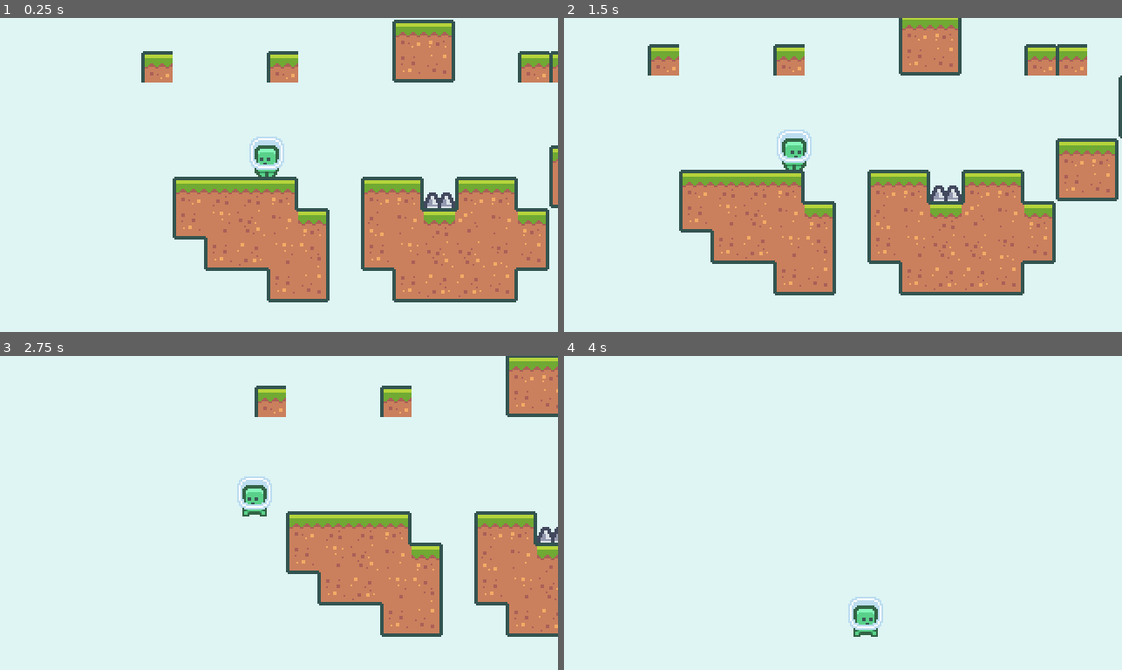
Above: before the commit, frames 1-4 (two rows, left to right).
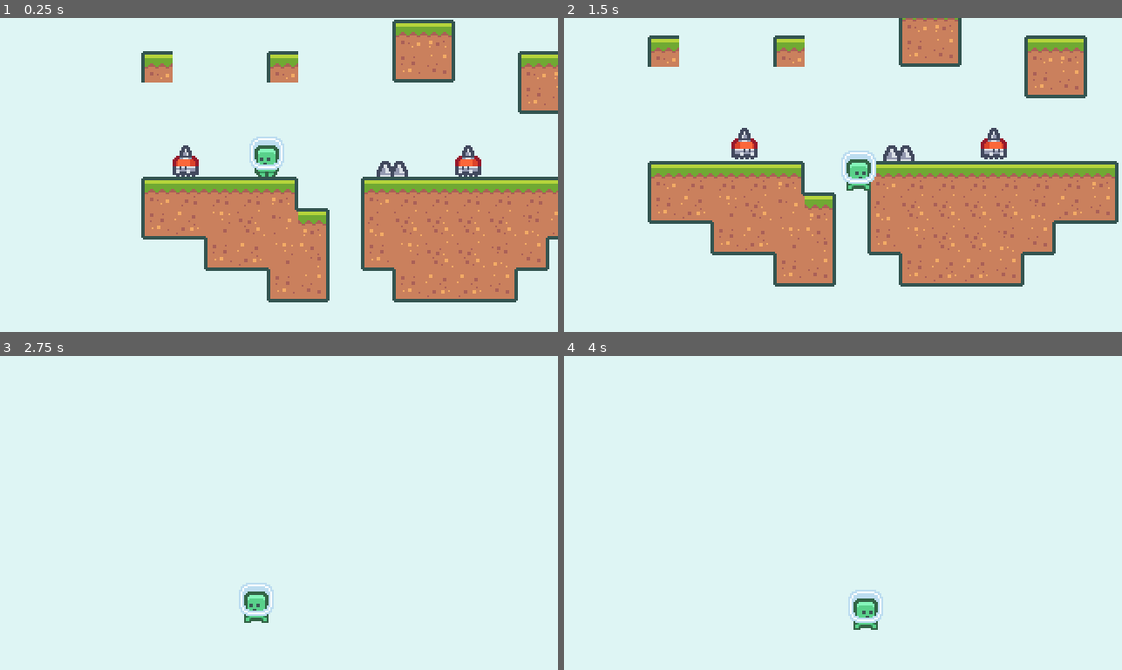
Above: after the commit, the same moments.

Repository: nahuakang/2dplatformer
Game: Godot game, scene res://scenes/BaseLevel.tscn
Two runs of this game, one before a commit and one after it. Both use one fixed random seed, a clock stepped at 60 frames per second and the inputs below. This scene is started directly instead of the project's main scene.
Inputs:
- Up to frame 1 (0.25 s): no input
- Up to frame 2 (1.5 s): hold D (move_right) from 0.53 s (still down); tap W (jump) at 0.77 s
- Up to frame 3 (2.75 s): tap W (jump) at 1.52 s; release D (move_right) at 2.03 s; hold A (move_left) from 2.03 s (still down)
- Up to frame 4 (4 s): release A (move_left) at 2.78 s; hold D (move_right) from 2.78 s (still down); tap W (jump) at 3.02, 3.77 s

The runs differ from the first frame. In frame 1, 5.5% of the frame differs, in the area x 25-100%, y 10-71%; in frame 2, 19%, in the area x 15-100%, y 0-89%; in frame 3, 18%; in frame 4, 0.7%.

Commit message:
Create enemy and enemy goal

Diff:
--- a/project.godot
+++ b/project.godot
@@ -82,6 +82,7 @@
 
 [layer_names]
 
+2d_physics/layer_18="ENEMY_GOAL"
 2d_physics/layer_19="HAZARD"
 2d_physics/layer_20="PICKUP"
 
--- a/scenes/BaseLevel.tscn
+++ b/scenes/BaseLevel.tscn
@@ -1,15 +1,18 @@
-[gd_scene load_steps=6 format=2]
+[gd_scene load_steps=8 format=2]
 
 [ext_resource path="res://scenes/TileMap.tscn" type="PackedScene" id=1]
 [ext_resource path="res://scenes/Spikes.tscn" type="PackedScene" id=2]
 [ext_resource path="res://scenes/BaseLevel.gd" type="Script" id=3]
 [ext_resource path="res://scenes/GameCamera.tscn" type="PackedScene" id=4]
 [ext_resource path="res://scenes/Player.tscn" type="PackedScene" id=5]
+[ext_resource path="res://scenes/Enemy.tscn" type="PackedScene" id=6]
+[ext_resource path="res://scenes/EnemyGoal.tscn" type="PackedScene" id=7]
 
 [node name="BaseLevel" type="Node"]
 script = ExtResource( 3 )
 
 [node name="TileMap" parent="." instance=ExtResource( 1 )]
+tile_data = PoolIntArray( -196609, 0, 0, -262144, 0, 2, -131081, 0, 0, -131077, 0, 0, -131073, 0, 131072, -196608, 0, 131074, -196605, 0, 0, -196604, 0, 2, -131069, 0, 131072, -131068, 0, 131074, -65529, 0, 0, -65528, 0, 2, 7, 0, 131072, 8, 0, 131074, 131063, 0, 0, 131064, 0, 1, 131065, 0, 1, 131066, 0, 1, 131067, 0, 2, 131070, 0, 0, 131071, 0, 1, 65536, 0, 1, 65537, 0, 1, 65538, 0, 1, 65539, 0, 1, 65540, 0, 1, 65541, 0, 2, 196599, 0, 131072, 196600, 0, 131073, 196601, 0, 4, 196602, 0, 65537, 196603, 0, 65539, 196604, 0, 2, 196606, 0, 65536, 196607, 0, 65537, 131072, 0, 65537, 131073, 0, 65537, 131074, 0, 65537, 131075, 0, 3, 131076, 0, 131073, 131077, 0, 131074, 262137, 0, 131072, 262138, 0, 131073, 262139, 0, 4, 262140, 0, 65538, 262142, 0, 131072, 262143, 0, 4, 196608, 0, 65537, 196609, 0, 65537, 196610, 0, 3, 196611, 0, 131074, 327675, 0, 131072, 327676, 0, 131074, 327679, 0, 131072, 262144, 0, 131073, 262145, 0, 131073, 262146, 0, 131074 )
 
 [node name="Player" parent="." instance=ExtResource( 5 )]
 position = Vector2( -90, 18 )
@@ -17,4 +20,22 @@
 [node name="GameCamera" parent="." instance=ExtResource( 4 )]
 
 [node name="Spikes" parent="." instance=ExtResource( 2 )]
-position = Vector2( 9, 36 )
+position = Vector2( -18, 18 )
+
+[node name="Enemy" parent="." instance=ExtResource( 6 )]
+position = Vector2( -126, 18 )
+
+[node name="Enemy2" parent="." instance=ExtResource( 6 )]
+position = Vector2( 36, 18 )
+
+[node name="EnemyGoal" parent="." instance=ExtResource( 7 )]
+position = Vector2( 108, 18 )
+
+[node name="EnemyGoal2" parent="." instance=ExtResource( 7 )]
+position = Vector2( -72, 18 )
+
+[node name="EnemyGoal3" parent="." instance=ExtResource( 7 )]
+position = Vector2( -162, 18 )
+
+[node name="EnemyGoal4" parent="." instance=ExtResource( 7 )]
+position = Vector2( -9, 18 )
--- /dev/null
+++ b/scenes/Enemy.gd
@@ -0,0 +1,26 @@
+extends KinematicBody2D
+
+enum Direction { RIGHT, LEFT }
+
+export(Direction) var start_direction
+
+var max_speed = 40
+var velocity = Vector2.ZERO
+var direction = Vector2.ZERO
+var gravity = 500
+
+func _ready() -> void:
+	direction = Vector2.RIGHT if start_direction == Direction.RIGHT else Vector2.LEFT
+	$GoalDetector.connect("area_entered", self, "on_goal_entered")
+
+func _process(delta: float) -> void:
+	velocity.x = (direction * max_speed).x
+
+	if (!is_on_floor()):
+		velocity.y += gravity * delta
+
+	velocity = move_and_slide(velocity, Vector2.UP)
+	$AnimatedSprite.flip_h = true if direction.x > 0 else false
+
+func on_goal_entered(_area2d: Area2D) -> void:
+	direction *= -1
--- /dev/null
+++ b/scenes/Enemy.tscn
@@ -0,0 +1,43 @@
+[gd_scene load_steps=7 format=2]
+
+[ext_resource path="res://assets/enemy/character_0016.png" type="Texture" id=1]
+[ext_resource path="res://assets/enemy/character_0015.png" type="Texture" id=2]
+[ext_resource path="res://scenes/Enemy.gd" type="Script" id=3]
+
+[sub_resource type="SpriteFrames" id=1]
+animations = [ {
+"frames": [ ExtResource( 2 ), ExtResource( 1 ) ],
+"loop": true,
+"name": "run",
+"speed": 10.0
+} ]
+
+[sub_resource type="RectangleShape2D" id=2]
+extents = Vector2( 7, 6 )
+
+[sub_resource type="RectangleShape2D" id=3]
+extents = Vector2( 7, 6 )
+
+[node name="Enemy" type="KinematicBody2D"]
+collision_layer = 0
+script = ExtResource( 3 )
+start_direction = 1
+
+[node name="AnimatedSprite" type="AnimatedSprite" parent="."]
+frames = SubResource( 1 )
+animation = "run"
+playing = true
+offset = Vector2( 0, -12 )
+
+[node name="CollisionShape2D" type="CollisionShape2D" parent="."]
+position = Vector2( -1, -6 )
+shape = SubResource( 2 )
+one_way_collision_margin = 0.0
+
+[node name="GoalDetector" type="Area2D" parent="."]
+collision_layer = 131072
+collision_mask = 131072
+
+[node name="CollisionShape2D" type="CollisionShape2D" parent="GoalDetector"]
+position = Vector2( 0, -6 )
+shape = SubResource( 3 )
--- /dev/null
+++ b/scenes/EnemyGoal.tscn
@@ -0,0 +1,14 @@
+[gd_scene load_steps=2 format=2]
+
+[sub_resource type="RectangleShape2D" id=1]
+extents = Vector2( 9, 9 )
+
+[node name="EnemyGoal" type="Node2D"]
+
+[node name="Area2D" type="Area2D" parent="."]
+collision_layer = 131072
+collision_mask = 131072
+
+[node name="CollisionShape2D" type="CollisionShape2D" parent="Area2D"]
+position = Vector2( 0, -9 )
+shape = SubResource( 1 )
--- a/scenes/GameCamera.gd
+++ b/scenes/GameCamera.gd
@@ -8,7 +8,7 @@
 	VisualServer.set_default_clear_color(background_color)
 
 func _process(delta: float) -> void:
-	var target_position = acquire_target_position()
+	target_position = acquire_target_position()
 
 	global_position = lerp(target_position, global_position, pow(2, -15 * delta))
 
--- a/scenes/Player.gd
+++ b/scenes/Player.gd
@@ -67,5 +67,5 @@
 	if (move_vector.x != 0):
 		$AnimatedSprite.flip_h = true if move_vector.x > 0 else false
 
-func on_hazard_area_entered(area2d: Area2D) -> void:
+func on_hazard_area_entered(_area2d: Area2D) -> void:
 	emit_signal("died")
--- a/scenes/Player.tscn
+++ b/scenes/Player.tscn
@@ -32,6 +32,7 @@
 extents = Vector2( 5, 8 )
 
 [node name="Player" type="KinematicBody2D" groups=["player"]]
+collision_layer = 0
 script = ExtResource( 2 )
 
 [node name="CoyoteTimer" type="Timer" parent="."]
Binary file added: assets/enemy/character_0015.png
Not shown, added: assets/enemy/character_0015.png.import
Binary file added: assets/enemy/character_0016.png
Not shown, added: assets/enemy/character_0016.png.import
Binary file added: assets/enemy/character_0017.png
Not shown, added: assets/enemy/character_0017.png.import
